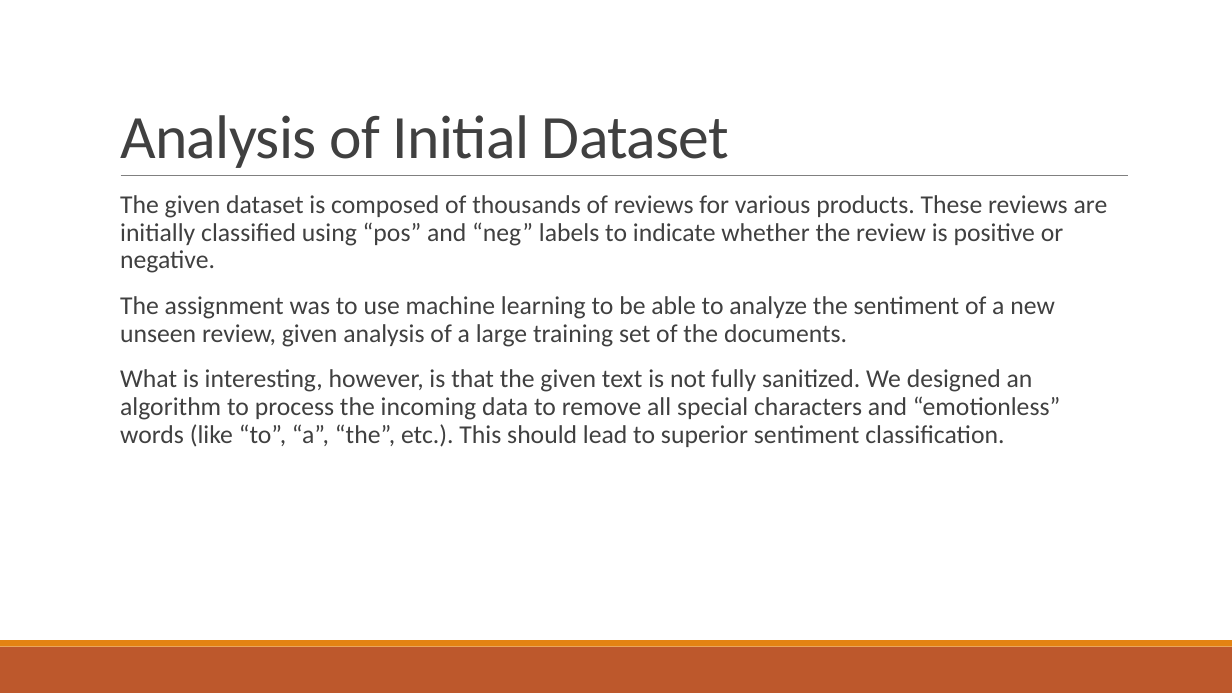
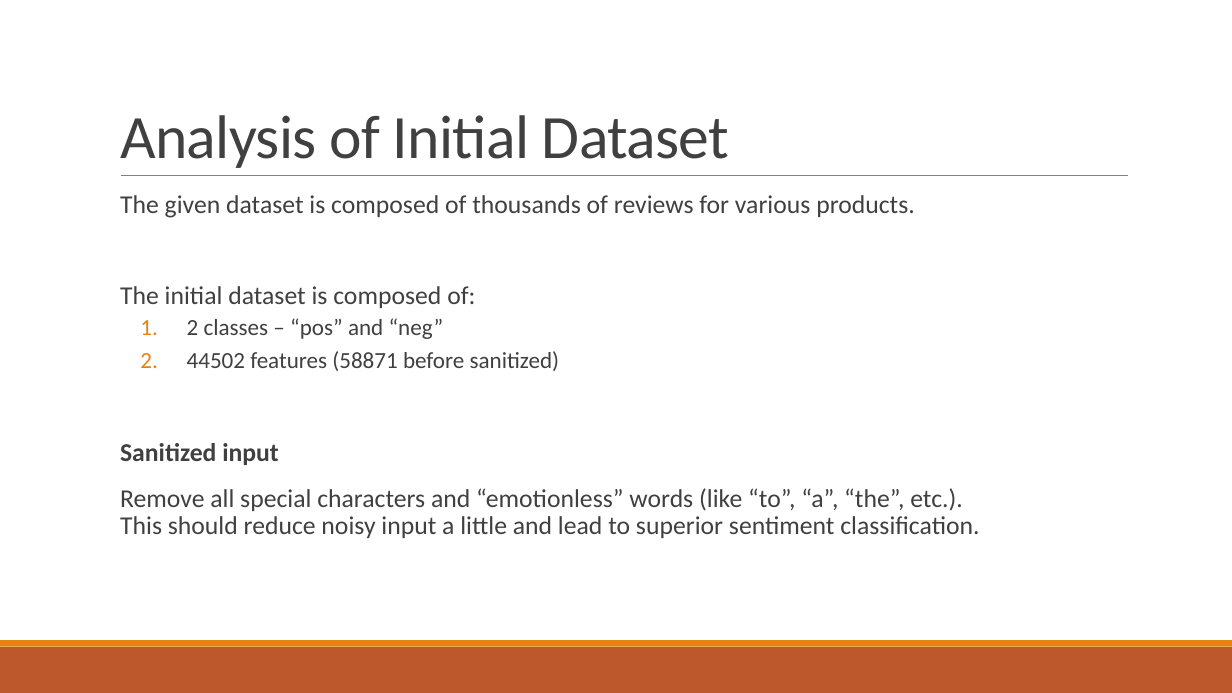
Before and after one commit to BlackSound1/COMP472_A1, a slide deck: slide 3 of presentation.pptx. Drawn at 1232x693 pixels with LibreOffice and Linux fonts; fonts in the diff are those of the drawing. Boxes give left, top, right and bottom in pixels: in the first picture for what was removed or moved away, otherwise in the second. Text is boxed around its words. In the diff, an @@ line names an element or a change of style, - is before the commit and + after.

Commit message:
Update presentation slides

```diff
--- a/presentation.pptx
+++ b/presentation.pptx
@@ text at (120,195,979,538): text changed @@
-  The given dataset is composed of thousands of reviews for various products. These reviews are initially classified using “pos” and “neg” labels to indicate whether the review is positive or negative.
-  The assignment was to use machine learning to be able to analyze the sentiment of a new unseen review, given analysis of a large training set of the documents.
-  What is interesting, however, is that the given text is not fully sanitized. We designed an algorithm to process the incoming data to remove all special characters and “emotionless” words (like “to”, “a”, “the”, etc.). This should lead to superior sentiment classification.
+  The given dataset is composed of thousands of reviews for various products.
+  The initial dataset is composed of:
+  1. 2 classes – “pos” and “neg”
+  2. 44502 features (58871 before sanitized)
+  Sanitized input
+  Remove all special characters and “emotionless” words (like “to”, “a”, “the”, etc.).
+  This should reduce noisy input a little and lead to superior sentiment classification.
```
Also in this commit, not shown: 7 other slides changed, 1 slide added, 2 slides removed.
